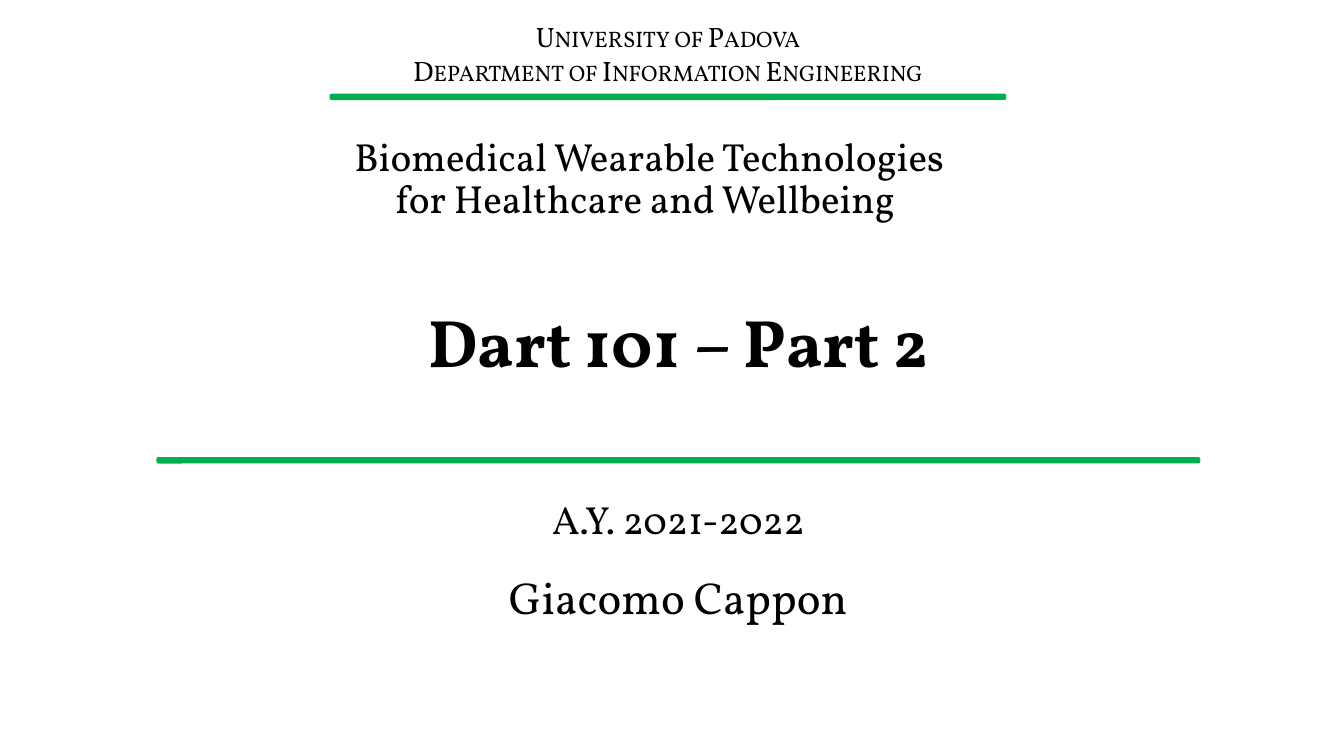
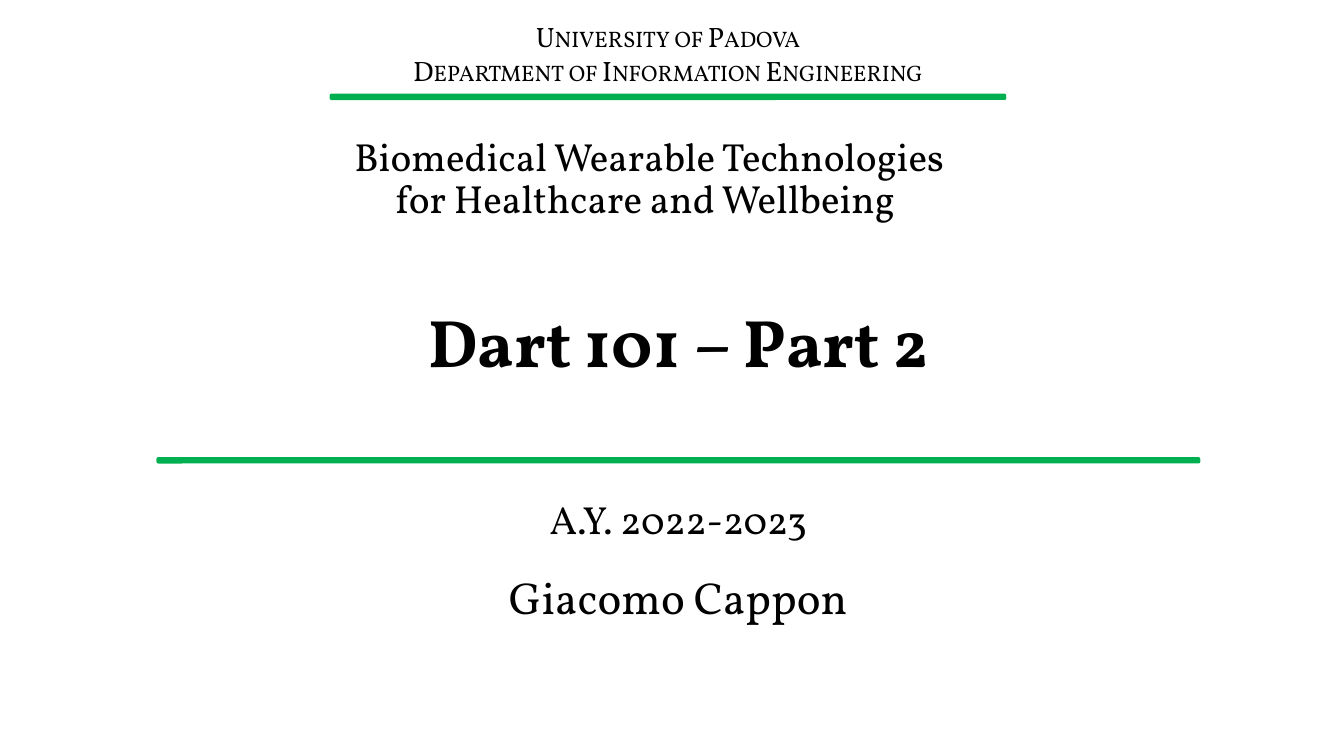
Before and after one commit to gcappon/bwthw, a slide deck: slide 1 of lab_03-dart_101_part_2/lab_03-dart_101_part_2.pptx. Drawn at 1344x756 pixels with LibreOffice and Linux fonts; fonts in the diff are those of the drawing; background and template pictures are left out. Boxes give left, top, right and bottom in pixels: in the first picture for what was removed or moved away, otherwise in the second. Text is boxed around its words. In the diff, an @@ line names an element or a change of style, - is before the commit and + after.

```diff
--- a/lab_03-dart_101_part_2/lab_03-dart_101_part_2.pptx
+++ b/lab_03-dart_101_part_2/lab_03-dart_101_part_2.pptx
@@ text at [550, 507, 807, 541]: text changed @@
-A.Y. 2021-2022
+A.Y. 2022-2023
```
Also in this commit, not shown: 8 other slides changed, 58 slides added, 28 slides removed, 19 other files.
